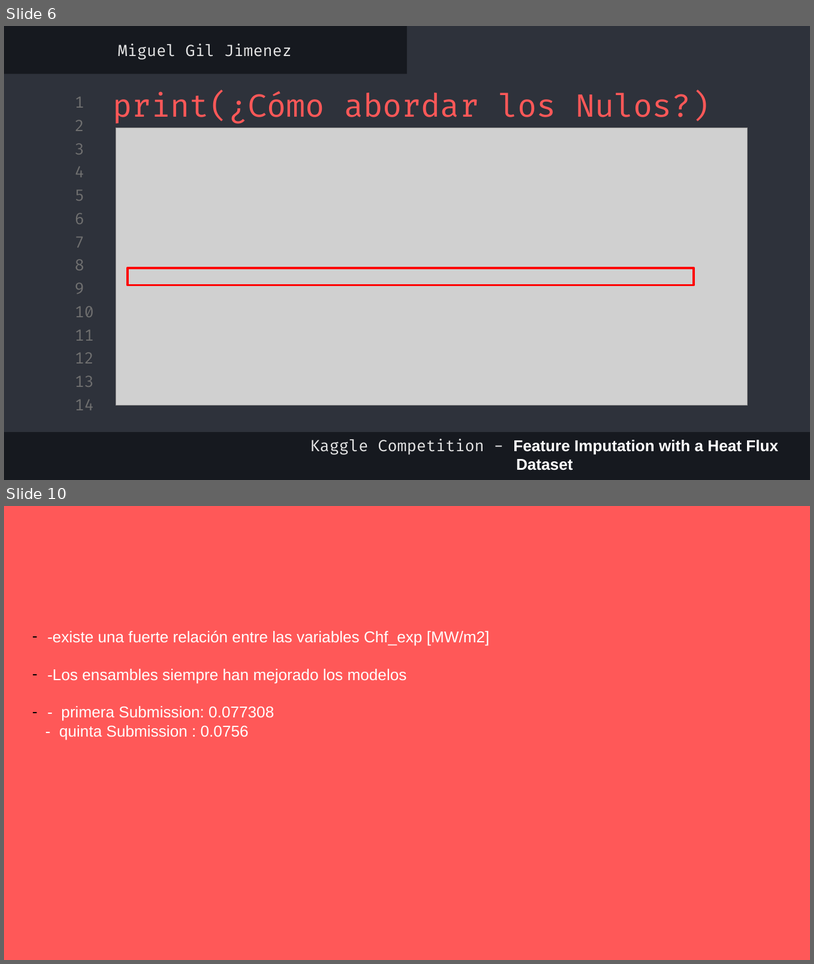
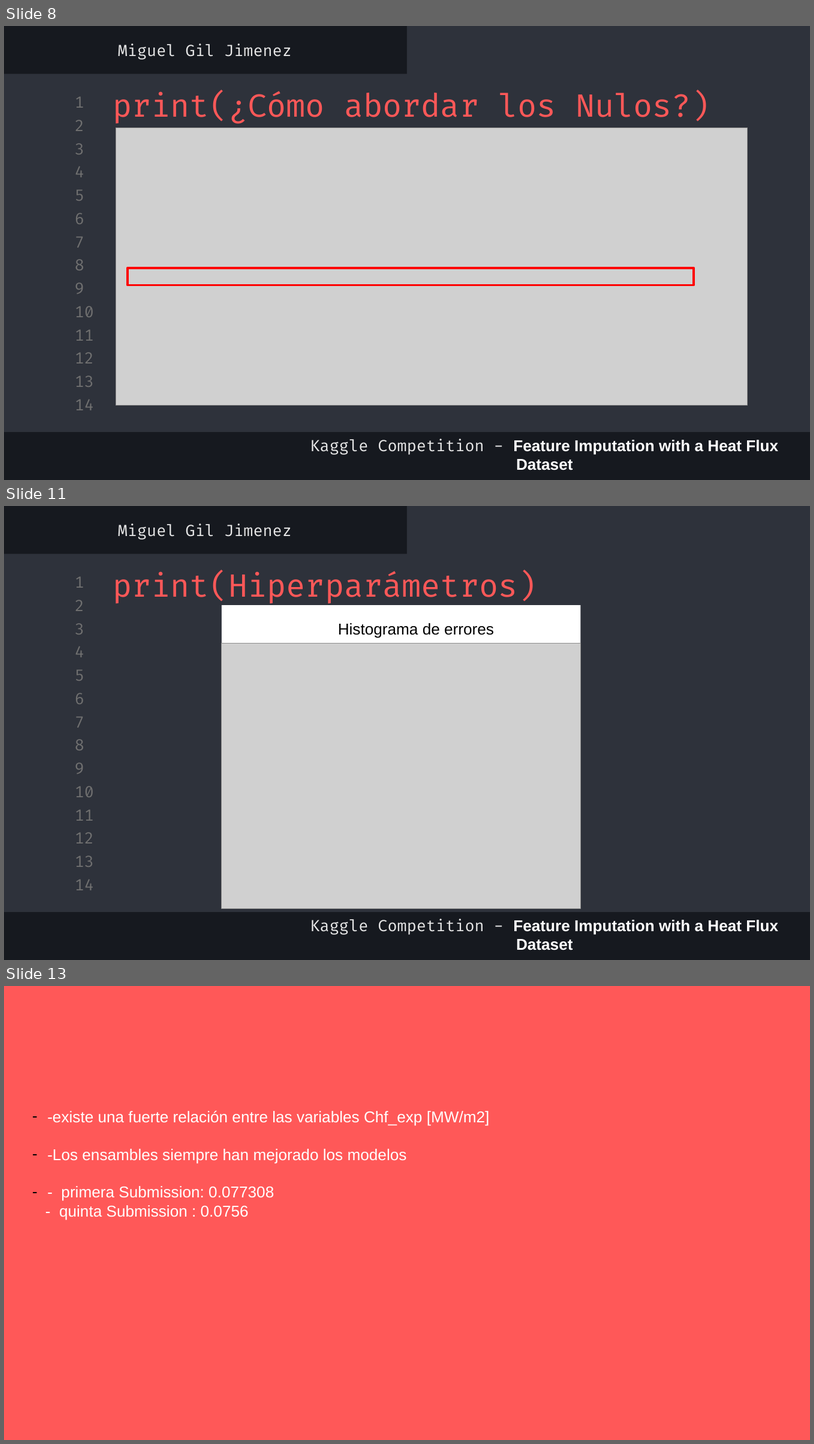
Before and after one commit to mgiljimenez/kaggle_Heat_Flux, a slide deck: presentation.pptx. Shown one above the other, each under a label of ours: slides 6 and 10 before the commit, slides 8, 11 and 13 after it; the slides between them are not shown. The pictures are 814x964 and 814x1444 pixels, drawn with LibreOffice and Linux fonts; fonts in the diff are those of the drawing; grey boxes stand for pictures; background and template pictures are left out. Boxes give left, top, right and bottom in pixels: in the first picture for what was removed or moved away, otherwise in the second. Text is boxed around its words. In the diff, an @@ line names an element or a change of style, - is before the commit and + after.

```diff
--- a/presentation.pptx
+++ b/presentation.pptx
@@ slide 11 added at [4,506,810,960], background #16191F; not listed: 16 template elements that a slide beside it also shows @@
@@ text added at [118,523,292,540], 14 pt, text #E7E7E7 @@
+Miguel Gil Jimenez
@@ title added at [113,571,537,604], 28 pt, text #FF5858 @@
+print(Hiperparámetros)
@@ rectangle added at [222,605,581,734], fill #FFFFFF @@
@@ text added at [338,623,494,637], 14 pt, text #000000 @@
+Histograma de errores
@@ picture added at [222,643,581,909] @@
@@ text added at [311,918,779,950], 14 pt, text #FFFFFF, bold @@
+Kaggle Competition - Feature Imputation with a Heat Flux Dataset
@@ what was slide 6 is now slide 8 @@
@@ what was slide 10 is now slide 13 @@
```
Also in this commit, not shown: 4 slides changed, 2 other slides added, 5 other files.
